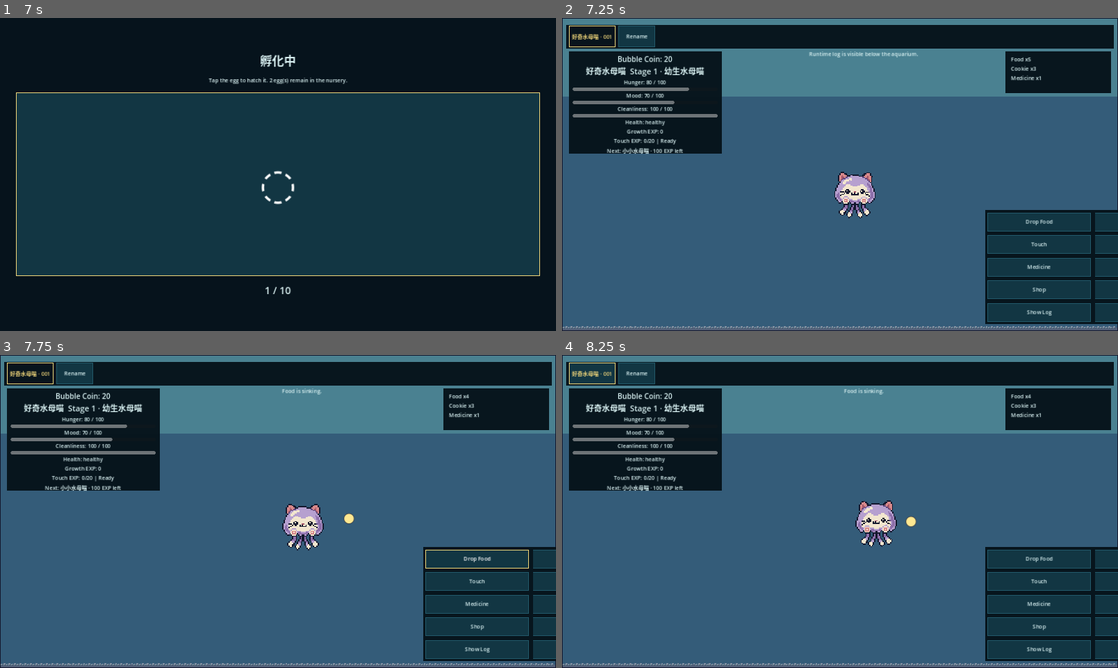
Above: before the commit, frames 1-4 (two rows, left to right).
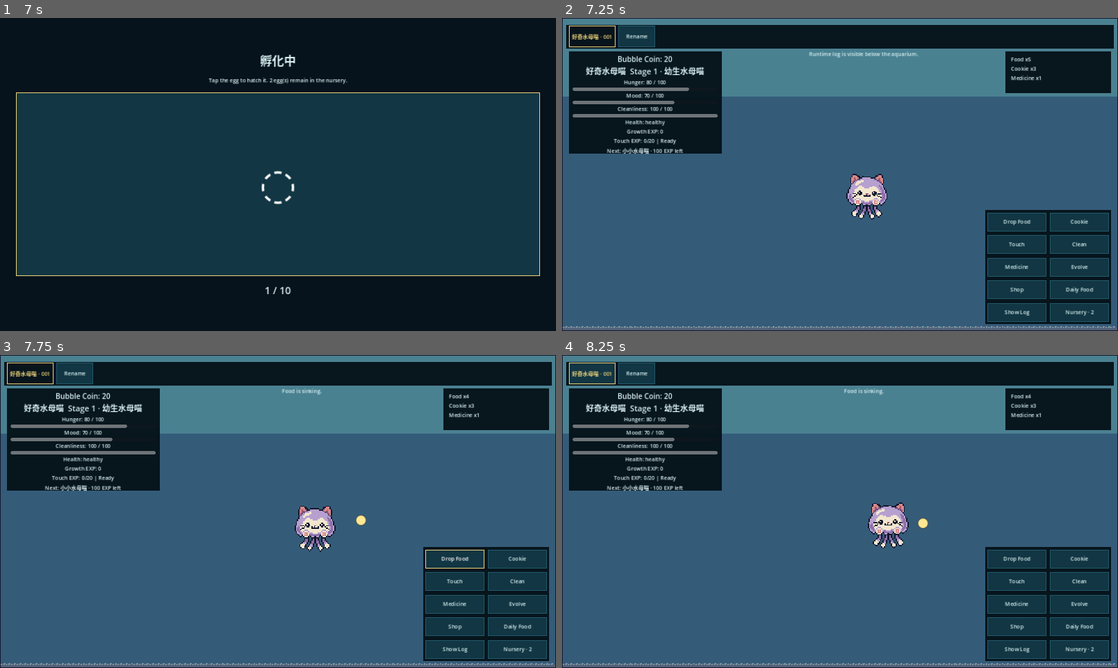
Above: after the commit, the same moments.

Repository: JackTzeng/JellyCat-Godot
Game: Godot game, scene res://scenes/boot/boot.tscn
Two runs of this game, one before a commit and one after it. Both use one fixed random seed, a clock stepped at 60 frames per second and the inputs below.
Inputs (mouse positions are in pixels of both pictures, inside the frame that each line leads up to):
- Up to frame 1 (7 s): click "新的水母喵" at 0.5 s; click "選擇" at 1.25 s; click "◌" at 2 s; click "◌" at 2.75 s; click "◌" at 3.5 s; tap Enter at 4.25, 5.75 s; move the mouse to (400, 158) at 4.27 s; click (400, 158) at 4.42 s; tap Space at 5, 6.5 s; move the mouse to (166, 190) at 5.02 s; click (166, 190) at 5.17 s; move the mouse to (333, 105) at 5.77 s; click (333, 105) at 5.92 s; move the mouse to (250, 237) at 6.52 s; click (250, 237) at 6.67 s
- Up to frame 2 (7.25 s): no input
- Up to frame 3 (7.75 s): click "Drop Food" at 7.25 s
- Up to frame 4 (8.25 s): click "好奇水母喵 · 001" at 8 s

Frame 1 is identical in both runs. In frame 2, 2.5% of the frame differs, in the area x 49-100%, y 49-98%; in frame 3, 2.7%, in the area x 50-100%, y 47-98%; in frame 4, 2.6%.

Commit message:
BUILD-INTEGRATE-13: integrate frozen candidate-010

Diff:
--- a/scripts/controllers/aquarium_controller.gd
+++ b/scripts/controllers/aquarium_controller.gd
@@ -53,6 +53,7 @@
 var food_rng: RandomNumberGenerator = RandomNumberGenerator.new()
 var last_world_input_at: int = -1000
 var last_world_input_position: Vector2 = Vector2.ZERO
+var last_world_input_kind: int = -1
 var active_water_rect: Rect2 = Rect2()
 var rename_modal_active: bool = false
 
@@ -107,9 +108,10 @@
 func _on_feed_pressed() -> void:
 	if not _accept_action("feed"):
 		return
-	var selected_actor: Node2D = actors_by_id.get(GameState.get_selected_pet_id()) as Node2D
+	var selected_pet_id: String = GameState.get_selected_pet_id()
+	var selected_actor: Node2D = actors_by_id.get(selected_pet_id) as Node2D
 	var drop_position: Vector2 = actor_anchor.global_position if selected_actor == null else selected_actor.global_position + Vector2(150.0, -70.0)
-	_drop_basic_food(drop_position)
+	_drop_basic_food(drop_position, selected_pet_id)
 
 
 func _on_cookie_pressed() -> void:
@@ -534,15 +536,17 @@
 	_place_control(pet_roster, Rect2(Vector2(roster_left, top_y + 4.0), Vector2(maxf(0.0, roster_right - roster_left), 64.0)))
 	_place_control(pet_roster_backdrop, Rect2(pet_roster.position - Vector2(8.0, 4.0), pet_roster.size + Vector2(16.0, 8.0)))
 	var touch_target: float = DOS_STYLE.get_touch_target_height(viewport_size)
-	var action_width: float = minf(380.0, maxf(touch_target * 2.0 + 28.0, safe_width * 0.24))
+	var action_width_limit: float = maxf(16.0, safe_width - margin * 2.0)
+	var action_width: float = minf(action_width_limit, minf(380.0, maxf(touch_target * 2.0 + 28.0, safe_width * 0.24)))
 	var action_rows: int = int(ceil(float(action_bar.get_child_count()) / 2.0))
-	var action_height: float = minf(action_rows * touch_target + maxf(0.0, action_rows - 1) * 12.0 + 16.0, maxf(1.0, safe_height - margin * 2.0))
+	var action_height_limit: float = maxf(17.0, safe_height - margin * 2.0)
+	var action_height: float = minf(action_rows * touch_target + maxf(0.0, action_rows - 1) * 12.0 + 16.0, action_height_limit)
 	var action_rect: Rect2 = Rect2(Vector2(safe_right - margin - action_width + 8.0, safe_bottom - margin - action_height + 8.0), Vector2(action_width - 16.0, action_height - 16.0))
-	_place_control(action_bar, action_rect)
-	var button_width: float = maxf(touch_target, (action_bar.size.x - 12.0) / 2.0)
+	var button_width: float = maxf(touch_target, (action_rect.size.x - 12.0) / 2.0)
 	for child in action_bar.get_children():
 		if child is Button:
 			(child as Button).custom_minimum_size = Vector2(button_width, touch_target)
+	_place_control(action_bar, action_rect)
 	_place_control(action_backdrop, Rect2(action_bar.position - Vector2(8.0, 8.0), action_bar.size + Vector2(16.0, 16.0)))
 	var log_width: float = minf(360.0, maxf(320.0, safe_width * 0.28))
 	var log_height: float = minf(280.0, maxf(180.0, safe_height - margin * 2.0))
@@ -555,11 +559,18 @@
 	var message_left: float = safe_left + margin + left_width + margin
 	var message_right: float = safe_right - margin - right_width - margin
 	_place_control(message_label, Rect2(Vector2(message_left, top_y + 76.0), Vector2(maxf(0.0, message_right - message_left), 38.0)))
-	var left_reserved: float = maxf(left_width, maxf(log_width, shop_width))
-	var right_reserved: float = maxf(right_width, action_width)
-	var water_left: float = safe_left + margin + left_reserved + margin
-	var water_right: float = safe_right - margin - right_reserved - margin
-	var water_top: float = maxf(pet_roster_backdrop.position.y + pet_roster_backdrop.size.y, message_label.position.y + message_label.size.y) + margin * 0.5
+	var left_panel_edge: float = safe_left
+	for left_panel in [status_backdrop, runtime_log_panel, shop_panel]:
+		left_panel_edge = maxf(left_panel_edge, left_panel.position.x + left_panel.size.x)
+	var right_panel_edge: float = safe_right
+	for right_panel in [inventory_backdrop, action_backdrop]:
+		right_panel_edge = minf(right_panel_edge, right_panel.position.x)
+	var top_panel_edge: float = safe_top
+	for top_panel in [pet_roster_backdrop, message_label]:
+		top_panel_edge = maxf(top_panel_edge, top_panel.position.y + top_panel.size.y)
+	var water_left: float = maxf(safe_left + margin, left_panel_edge + margin)
+	var water_right: float = minf(safe_right - margin, right_panel_edge - margin)
+	var water_top: float = maxf(safe_top + margin, top_panel_edge + margin)
 	var water_bottom: float = safe_bottom - margin
 	active_water_rect = Rect2(Vector2(water_left, water_top), Vector2(maxf(1.0, water_right - water_left), maxf(1.0, water_bottom - water_top)))
 	actor_anchor.position = active_water_rect.get_center()
@@ -590,14 +601,18 @@
 	return false
 
 
-func _drop_basic_food(screen_position: Vector2) -> void:
+func _drop_basic_food(screen_position: Vector2, target_pet_id: String = "") -> Dictionary:
 	screen_position = _clamp_to_rect(screen_position, active_water_rect, 24.0)
 	var drop: Dictionary = FoodDropSystem.drop_food(screen_position)
 	if drop.is_empty():
 		_show_message("No basic food available.")
-		return
+		return {}
+	var token_id: String = str(drop.get("token_id", ""))
+	if not token_id.is_empty() and GameState.get_active_pet_ids().has(target_pet_id) and not food_claims.values().has(target_pet_id):
+		food_claims[token_id] = target_pet_id
 	RuntimeLogger.log_action("Basic food dropped: %s" % str(drop.get("token_id", "")))
 	_show_message("Food is sinking.")
+	return drop
 
 
 func _update_food_drops(delta: float) -> void:
@@ -647,7 +662,8 @@
 		var token_id: String = str(drop.get("token_id", ""))
 		if food_claims.has(token_id):
 			continue
-		var pet_id: String = _choose_food_pet(occupied_pet_ids)
+		var drop_position: Vector2 = Vector2(float(drop.get("x", 0.0)), float(drop.get("y", 0.0)))
+		var pet_id: String = _choose_food_pet(occupied_pet_ids, drop_position)
 		if pet_id.is_empty():
 			continue
 		food_claims[token_id] = pet_id
@@ -666,24 +682,24 @@
 			actor.call("begin_eating", str(token_id))
 
 
-func _choose_food_pet(occupied_pet_ids: Dictionary) -> String:
+func _choose_food_pet(occupied_pet_ids: Dictionary, food_position: Vector2) -> String:
 	var lowest_hunger: int = 101
-	var candidates: Array[String] = []
+	var closest_distance: float = INF
+	var closest_pet_id: String = ""
 	for pet_id in GameState.get_active_pet_ids():
 		if occupied_pet_ids.has(pet_id):
 			continue
-		var actor: Node = actors_by_id.get(pet_id) as Node
+		var actor: Node2D = actors_by_id.get(pet_id) as Node2D
 		var pet: Dictionary = GameState.get_pet(pet_id)
 		var hunger: int = int(pet.get("hunger", 100))
 		if actor == null or not bool(actor.call("can_accept_food")) or hunger >= 95:
 			continue
-		if hunger < lowest_hunger:
+		var distance: float = actor.global_position.distance_to(food_position)
+		if hunger < lowest_hunger or (hunger == lowest_hunger and distance < closest_distance):
 			lowest_hunger = hunger
-			candidates.clear()
-		candidates.append(pet_id)
-	if candidates.is_empty():
-		return ""
-	return candidates[food_rng.randi_range(0, candidates.size() - 1)]
+			closest_distance = distance
+			closest_pet_id = pet_id
+	return closest_pet_id
 
 
 func _on_actor_food_eaten(token_id: String, pet_id: String) -> void:
@@ -707,24 +723,28 @@
 	if modal_input_shield.visible:
 		return
 	var screen_position: Vector2
+	var input_kind: int
 	if event is InputEventScreenTouch:
 		if not (event as InputEventScreenTouch).pressed:
 			return
 		screen_position = (event as InputEventScreenTouch).position
+		input_kind = 0
 	elif event is InputEventMouseButton:
 		var mouse_event: InputEventMouseButton = event as InputEventMouseButton
 		if not mouse_event.pressed or mouse_event.button_index != MOUSE_BUTTON_LEFT:
 			return
 		screen_position = mouse_event.position
+		input_kind = 1
 	else:
 		return
 	if not _get_safe_viewport_rect(get_viewport_rect().size).has_point(screen_position) or not active_water_rect.has_point(screen_position):
 		return
 	var now: int = Time.get_ticks_msec()
-	if now - last_world_input_at < 80 and screen_position.distance_to(last_world_input_position) < 2.0:
+	if input_kind != last_world_input_kind and now - last_world_input_at < 120 and screen_position.distance_to(last_world_input_position) < 2.0:
 		return
 	last_world_input_at = now
 	last_world_input_position = screen_position
+	last_world_input_kind = input_kind
 	var touch_target: float = DOS_STYLE.get_touch_target_height(get_viewport_rect().size)
 	var selected_actor: Node2D = null
 	var closest_distance: float = INF
--- a/tools/g1_gameplay_acceptance.gd
+++ b/tools/g1_gameplay_acceptance.gd
@@ -117,6 +117,10 @@
 		water_clear_of_ui = water_clear_of_ui and not water_16_9.intersects(ui_rect)
 		ui_inside_safe = ui_inside_safe and ui_rect.position.x >= safe_16_9.position.x and ui_rect.position.y >= safe_16_9.position.y
 		ui_inside_safe = ui_inside_safe and ui_rect.end.x <= safe_16_9.end.x and ui_rect.end.y <= safe_16_9.end.y
+	var ui_layout_diagnostics: Array[String] = []
+	for ui_node in ui_nodes:
+		ui_layout_diagnostics.append("%s=%s" % [ui_node.name, str(Rect2(ui_node.position, ui_node.size))])
+	print("G1 layout 16:9 safe=%s water=%s safe_fit=%s disjoint=%s controls=%s" % [str(safe_16_9), str(water_16_9), str(water_inside_safe_16_9 and ui_inside_safe), str(water_clear_of_ui), str(ui_layout_diagnostics)])
 	_expect(water_inside_safe_16_9 and water_clear_of_ui and ui_inside_safe, "16:9 active water and HUD panels stay inside safe insets without covering the water")
 	var all_bodies_fit_16_9: bool = true
 	var all_stage_one_ratios_fit: bool = true
@@ -183,6 +187,7 @@
 	_expect(water_inside_safe_20_9 and bodies_fit_20_9, "20:9 active water and three actor bodies stay inside safe insets")
 	var simulated_action: Control = aquarium.get_node("%ActionBar") as Control
 	var simulated_roster: Control = aquarium.get_node("%PetRoster") as Control
+	print("G1 layout 20:9 viewport=%s root=%s safe=%s action=%s roster=%s water=%s" % [str(Vector2(2400.0, 1080.0)), str(aquarium.size), str(safe_20_9), str(Rect2(simulated_action.position, simulated_action.size)), str(Rect2(simulated_roster.position, simulated_roster.size)), str(water_20_9)])
 	_expect(simulated_action.position.x >= 40.0 and simulated_action.position.y >= 24.0 and simulated_action.position.x + simulated_action.size.x <= 2360.0 and simulated_action.position.y + simulated_action.size.y <= 1056.0, "20:9 layout keeps the action bar inside simulated safe bounds")
 	_expect(simulated_roster.position.x >= 40.0 and simulated_roster.position.y >= 24.0 and simulated_roster.position.x + simulated_roster.size.x <= 2360.0, "20:9 layout keeps the pet roster inside simulated safe bounds")
 	aquarium.call("_apply_responsive_layout")
@@ -233,7 +238,13 @@
 		var click: InputEventScreenTouch = InputEventScreenTouch.new()
 		click.pressed = true
 		click.position = start_position
+		var touch_active_rect: Rect2 = aquarium.get("active_water_rect")
+		var touch_safe_rect: Rect2 = aquarium.call("_get_safe_viewport_rect", aquarium.get_viewport_rect().size)
+		var touch_hit: bool = bool(actor.call("contains_screen_point", start_position, actor_touch_target))
+		var touch_in_water: bool = touch_active_rect.has_point(start_position)
+		var touch_in_safe: bool = touch_safe_rect.has_point(start_position)
 		aquarium.call("_unhandled_input", click)
+		print("G1 pet touch id=%s pos=%s safe=%s water=%s hit=%s selected=%s" % [pet_id, str(start_position), str(touch_in_safe), str(touch_in_water), str(touch_hit), GameState.get_selected_pet_id()])
 		_expect(GameState.get_selected_pet_id() == pet_id, "Touching %s selects that pet" % pet_id)
 		var old_hunger: int = int(GameState.get_pet(pet_id).get("hunger", 0))
 		var old_inventory: int = GameState.get_inventory_count("food_basic")
@@ -250,7 +261,12 @@
 		await get_tree().create_timer(0.1).timeout
 		wait_time += 0.1
 	_expect(GameState.get_food_drops().is_empty(), "Three food tokens are consumed once in the real Aquarium scene")
-	print("G1 acceptance: food chase wait %.1fs, drops remaining %d" % [wait_time, GameState.get_food_drops().size()])
+	var food_pet_diagnostics: Array[String] = []
+	for pet_id in GameState.get_active_pet_ids():
+		var food_actor: Node2D = actors_by_id.get(pet_id) as Node2D
+		if food_actor != null:
+			food_pet_diagnostics.append("%s:hunger=%d state=%s target=%s pos=%s" % [pet_id, int(GameState.get_pet(pet_id).get("hunger", 0)), str(food_actor.get("behavior_state")), str(food_actor.get("food_drop_id")), str(food_actor.global_position)])
+	print("G1 acceptance: food chase wait %.1fs drops=%s claims=%s actors=%s" % [wait_time, str(GameState.get_food_drops()), str(aquarium.get("food_claims")), str(food_pet_diagnostics)])
 	for pet_id in GameState.get_active_pet_ids():
 		_expect(int(GameState.get_pet(pet_id).get("hunger", 0)) > int(hunger_before_by_pet.get(pet_id, 100)), "%s receives a fair feed" % pet_id)
 
